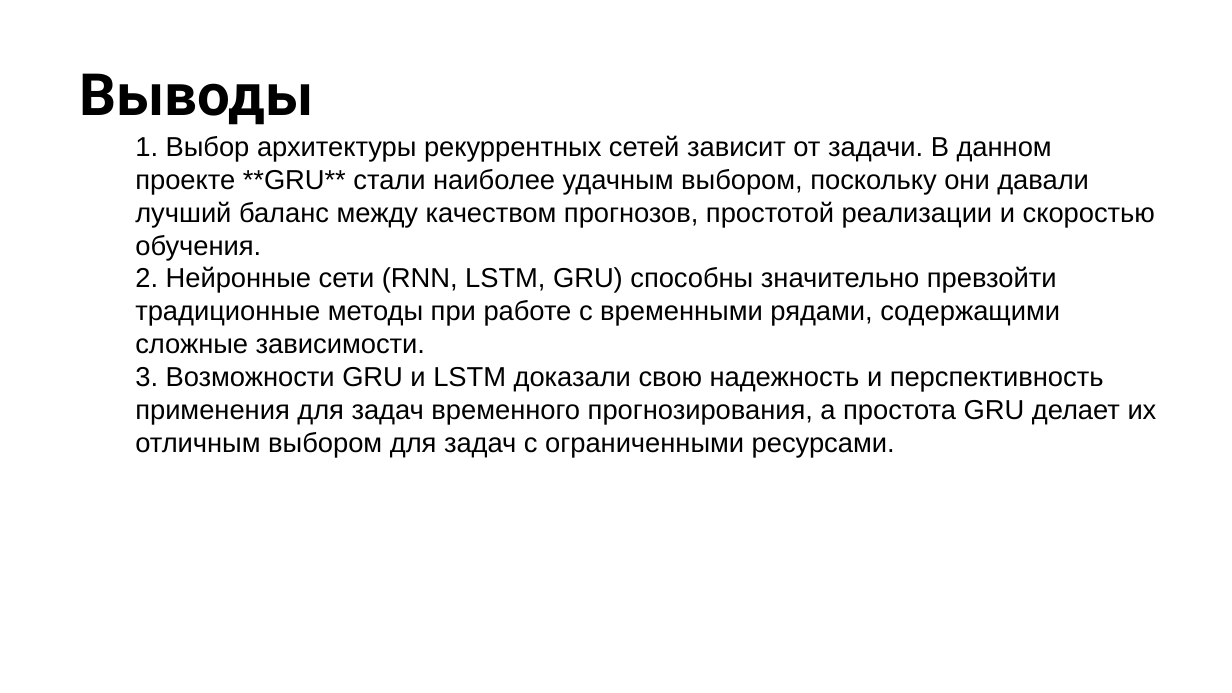
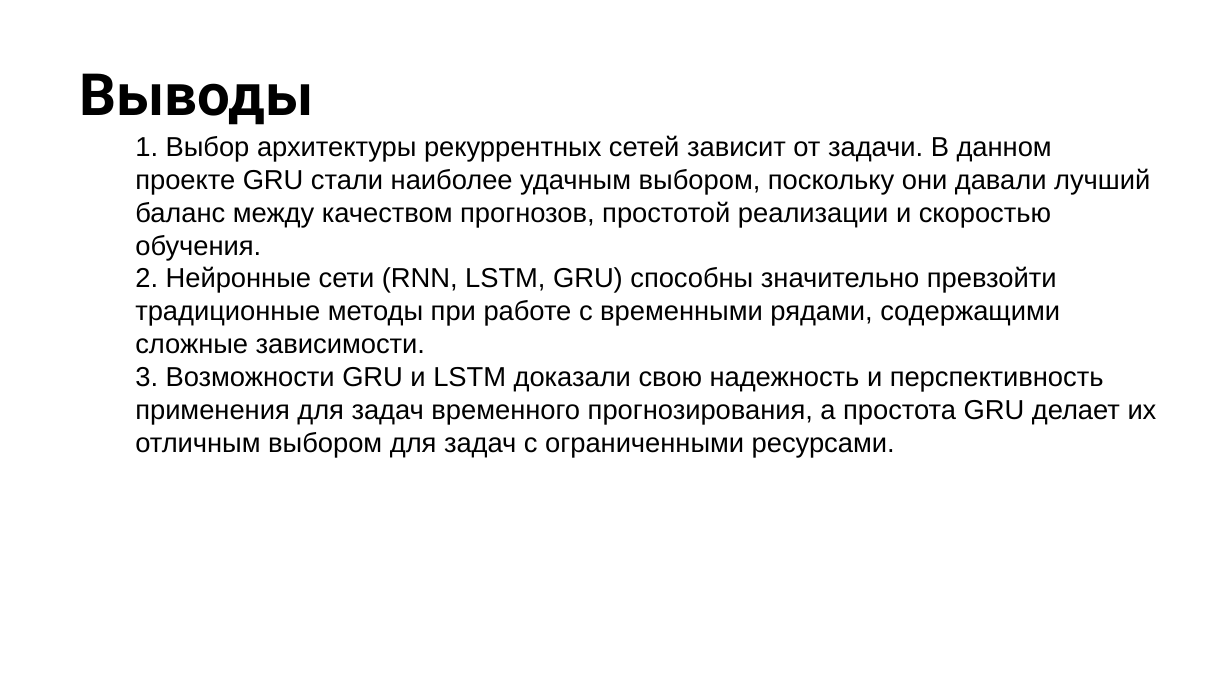
Before and after one commit to m0zart89/otus-ml-pro-2024-05, a slide deck: slide 31 of presentation.pptx. Drawn at 1232x693 pixels with LibreOffice and Linux fonts; fonts in the diff are those of the drawing; background and template pictures are left out. Boxes give left, top, right and bottom in pixels: in the first picture for what was removed or moved away, otherwise in the second. Text is boxed around its words. In the diff, an @@ line names an element or a change of style, - is before the commit and + after.

Commit message:
Project

```diff
--- a/presentation.pptx
+++ b/presentation.pptx
@@ text at (135,135,1150,260): text changed @@
-1. Выбор архитектуры рекуррентных сетей зависит от задачи. В данном проекте **GRU** стали наиболее удачным выбором, поскольку они давали лучший баланс между качеством прогнозов, простотой реализации и скоростью обучения.
+1. Выбор архитектуры рекуррентных сетей зависит от задачи. В данном проекте GRU стали наиболее удачным выбором, поскольку они давали лучший баланс между качеством прогнозов, простотой реализации и скоростью обучения.
```
